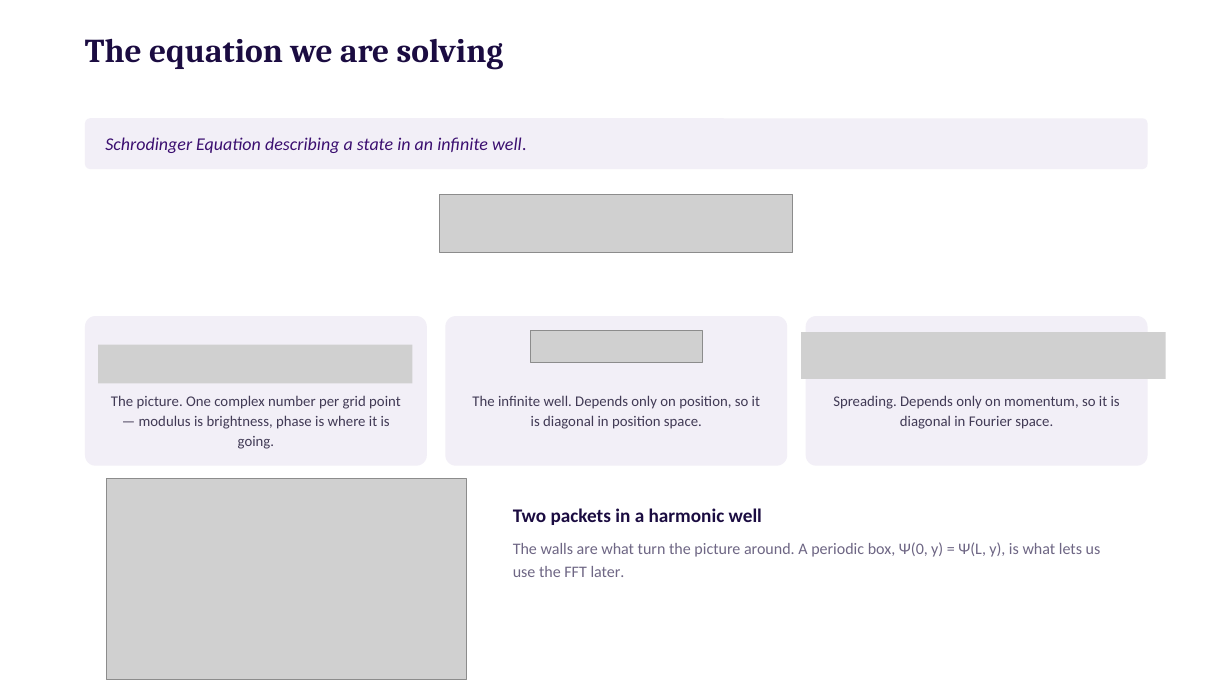
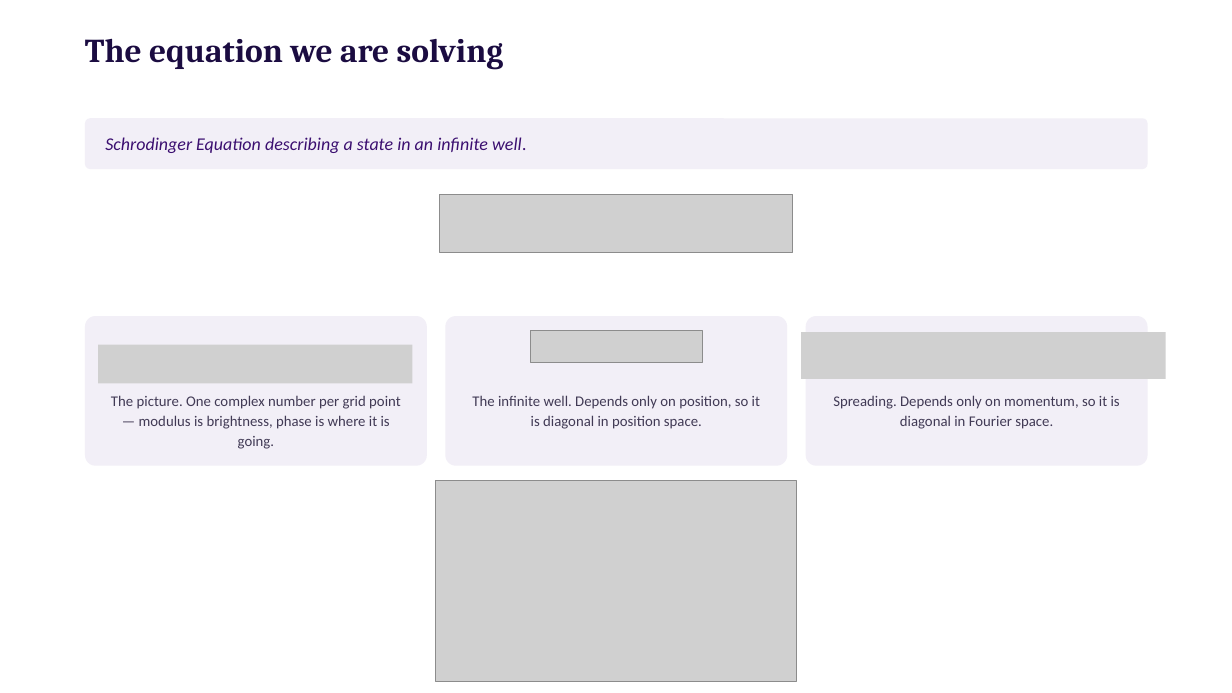
Before and after one commit to bryceshirley/quantum-oscillator, a slide deck: slide 5 of toolbox_talk.pptx. Drawn at 1232x693 pixels with LibreOffice and Linux fonts; fonts in the diff are those of the drawing; grey boxes stand for pictures. Boxes give left, top, right and bottom in pixels: in the first picture for what was removed or moved away, otherwise in the second. Text is boxed around its words. In the diff, an @@ line names an element or a change of style, - is before the commit and + after.

```diff
--- a/toolbox_talk.pptx
+++ b/toolbox_talk.pptx
@@ picture: place and size @@
-picture at <box>106,479,467,680</box>
+picture at <box>436,481,797,682</box>
@@ text removed at <box>513,508,1101,577</box> @@
-Two packets in a harmonic well
-The walls are what turn the picture around. A periodic box, Ψ(0, y) = Ψ(L, y), is what lets us use the FFT later.
```
Also in this commit, not shown: 10 other slides changed, 1 slide removed, 1 other file.
